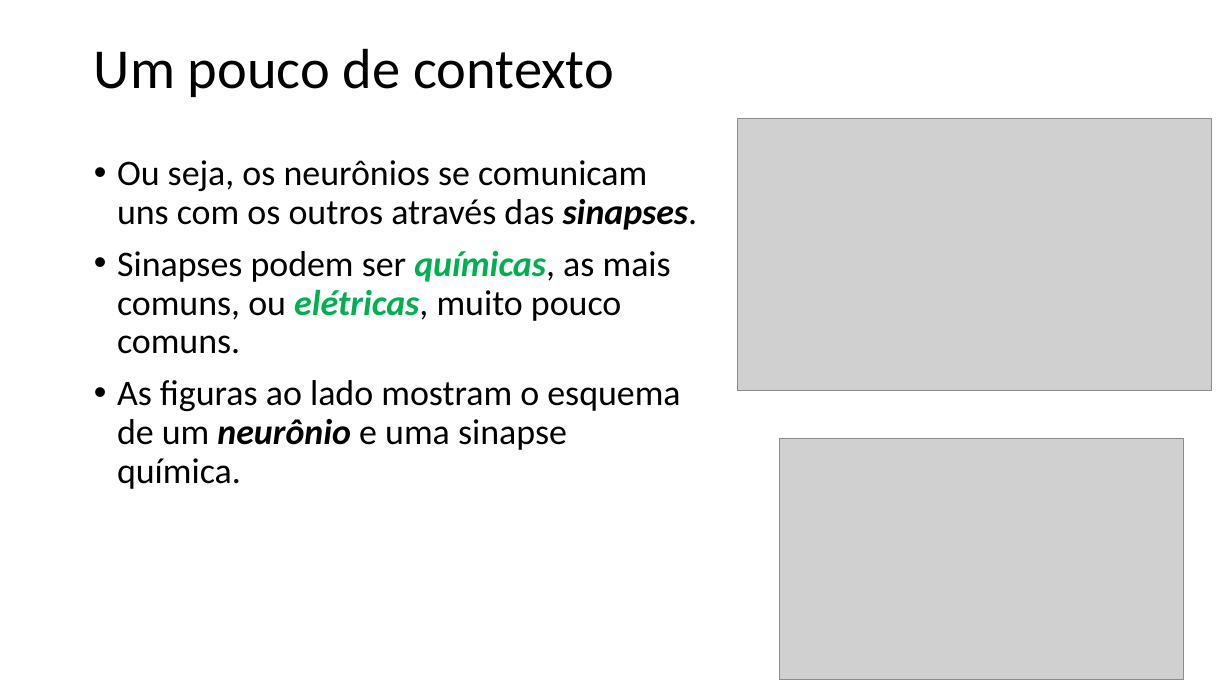
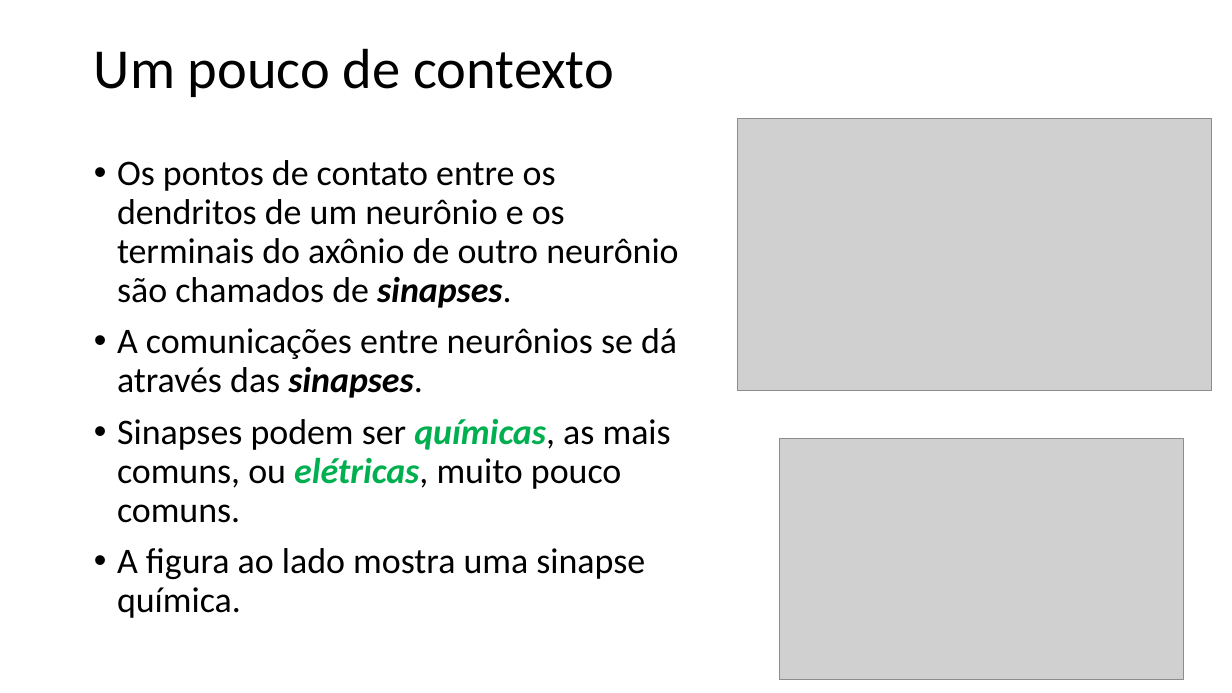
Before and after one commit to zz4fap/t320_aprendizado_de_maquina, a slide deck: slide 10 of slides/T320_Redes_Neurais_Artificiais (Parte I).pptx (slide 11 before the commit). Drawn at 1232x693 pixels with LibreOffice and Linux fonts; fonts in the diff are those of the drawing; grey boxes stand for pictures. Boxes give left, top, right and bottom in pixels: in the first picture for what was removed or moved away, otherwise in the second. Text is boxed around its words. In the diff, an @@ line names an element or a change of style, - is before the commit and + after.

```diff
--- a/slides/T320_Redes_Neurais_Artificiais (Parte I).pptx
+++ b/slides/T320_Redes_Neurais_Artificiais (Parte I).pptx
@@ text at (117, 160, 678, 398): text changed @@
-• Ou seja, os neurônios se comunicam uns com os outros através das sinapses.
+• Os pontos de contato entre os dendritos de um neurônio e os terminais do axônio de outro neurônio são chamados de sinapses.
+• A comunicações entre neurônios se dá através das sinapses.
@@ text at (117, 548, 645, 618): text changed @@
-• As figuras ao lado mostram o esquema de um neurônio e uma sinapse química.
+• A figura ao lado mostra uma sinapse química.
```
Also in this commit, not shown: 4 other slides changed, 1 slide added, 2 slides removed.
